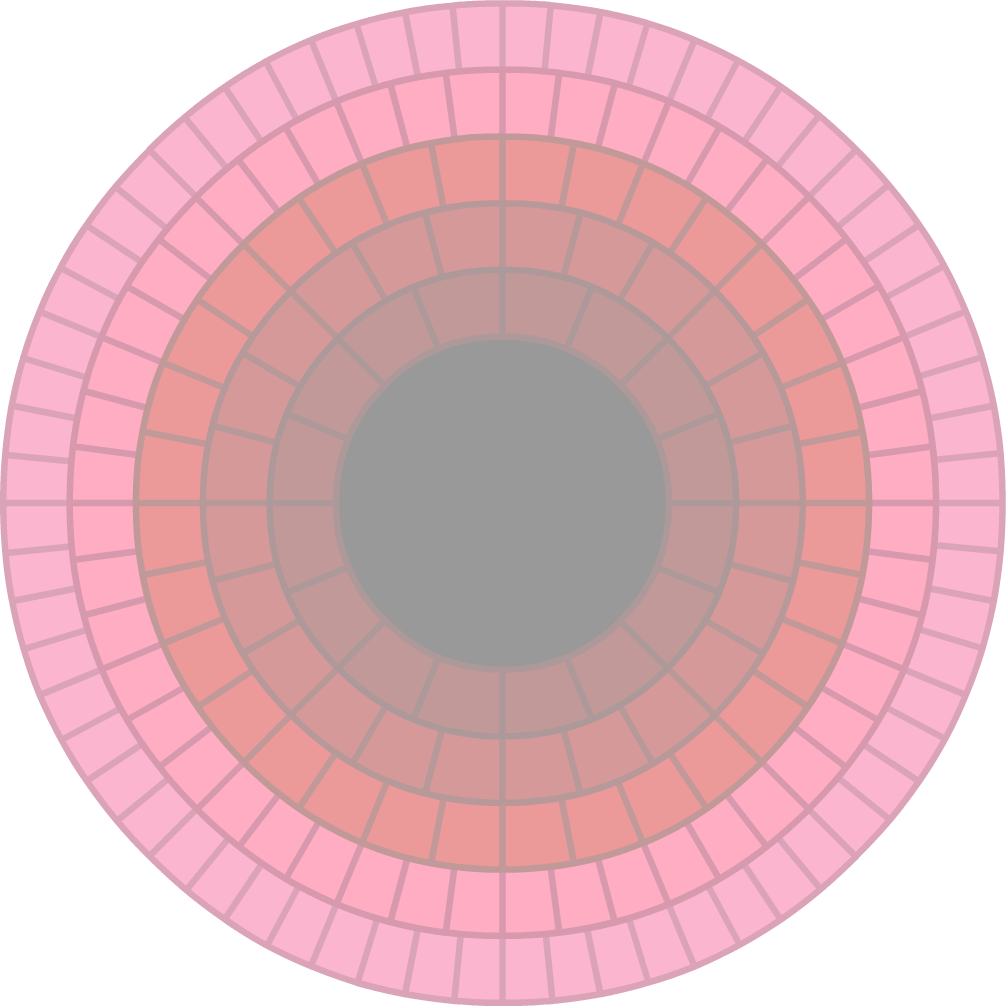
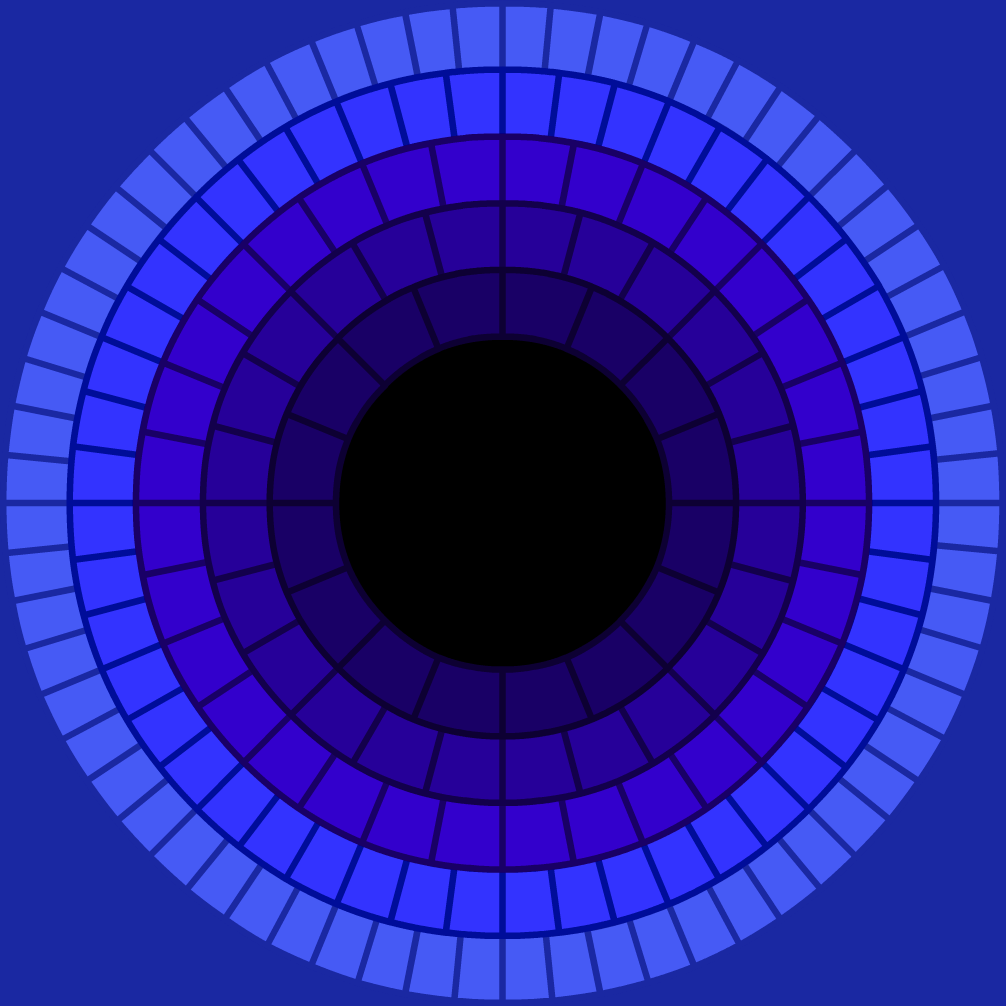
The second w=1006, h=1006 image is a revision of the first. Changes to its layers:
"Layer 0": opacity 40% → 100% over [0, 0, 1006, 1006]
added layer "Layer 1" over [0, 0, 1006, 1006]
